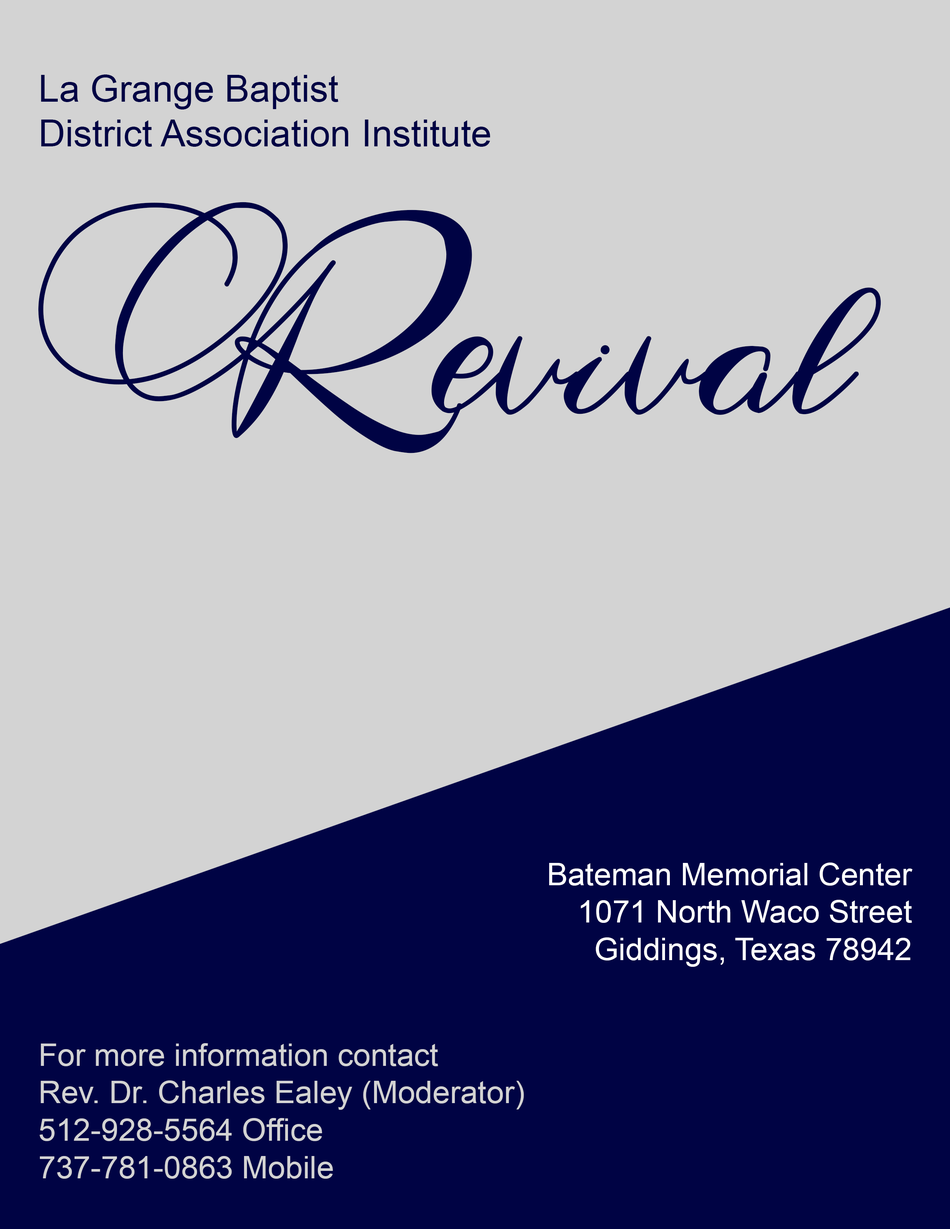
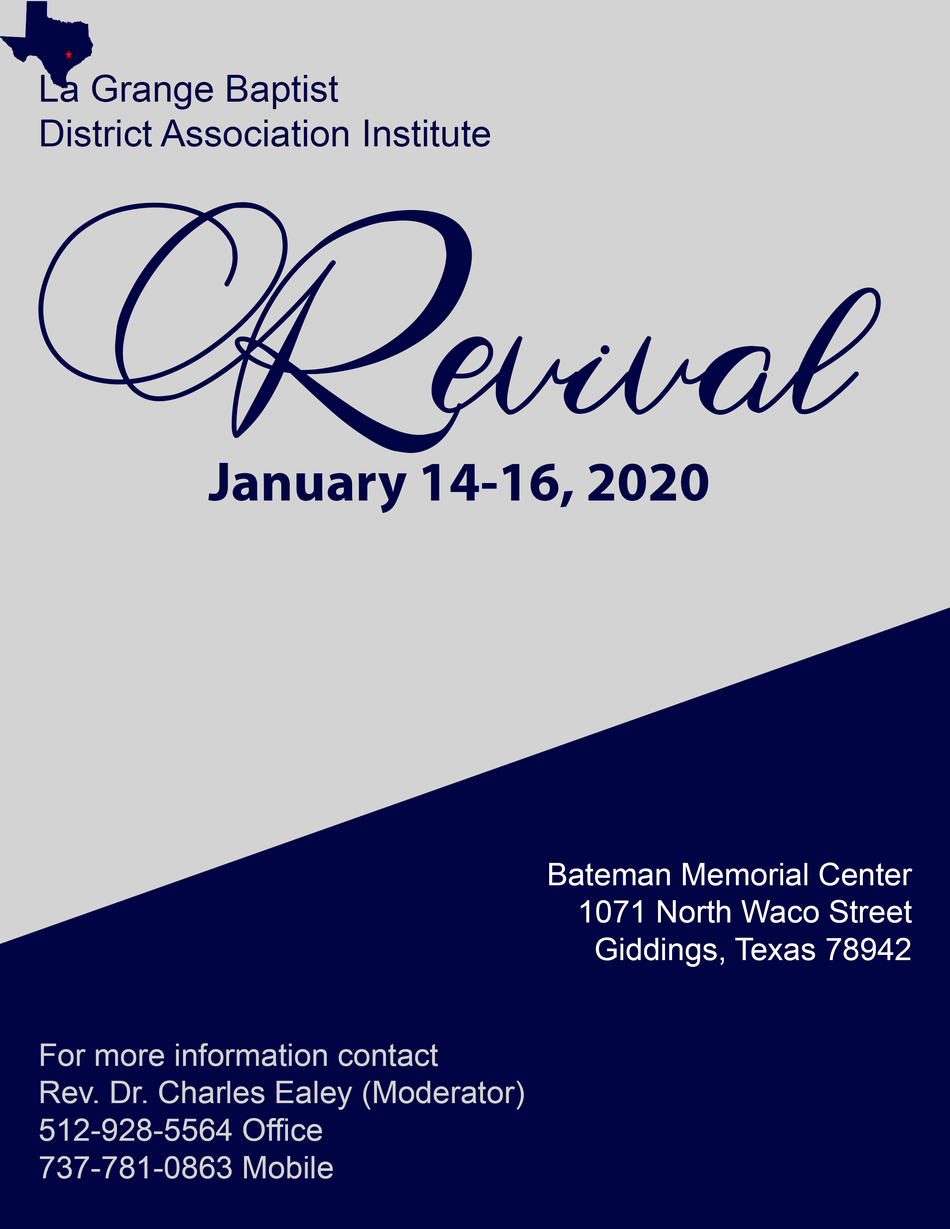
Comparing the layer stacks of the two 950 x 1229 images. Changes:
added layer "January 14-16, 2020" above "Revival" over [208, 463, 709, 514]
added group "Map" with 4 layers above "l" over [0, 1, 94, 89]
added layer "Rate 1" in group "Map" over [64, 49, 73, 59]
added layer "Layer 3" in group "Map" over [0, 1, 94, 89]
added layer "Layer 2" in group "Map" over [0, 1, 94, 89]
